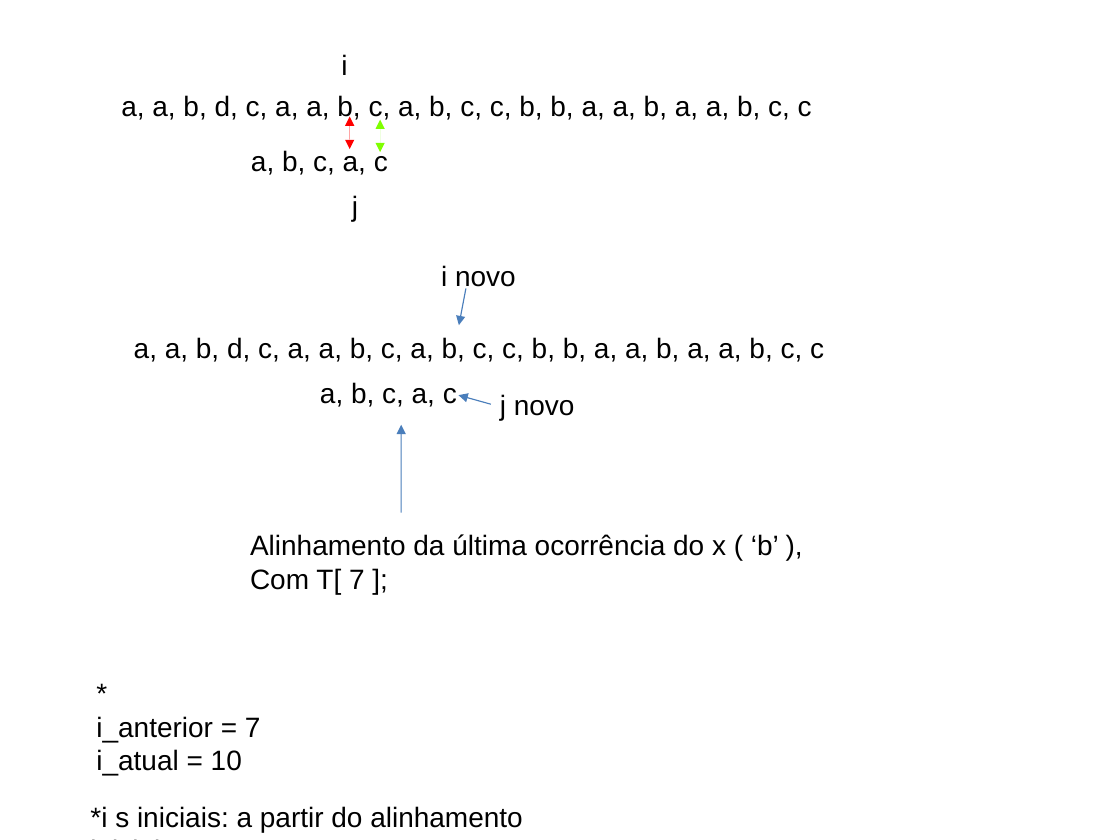
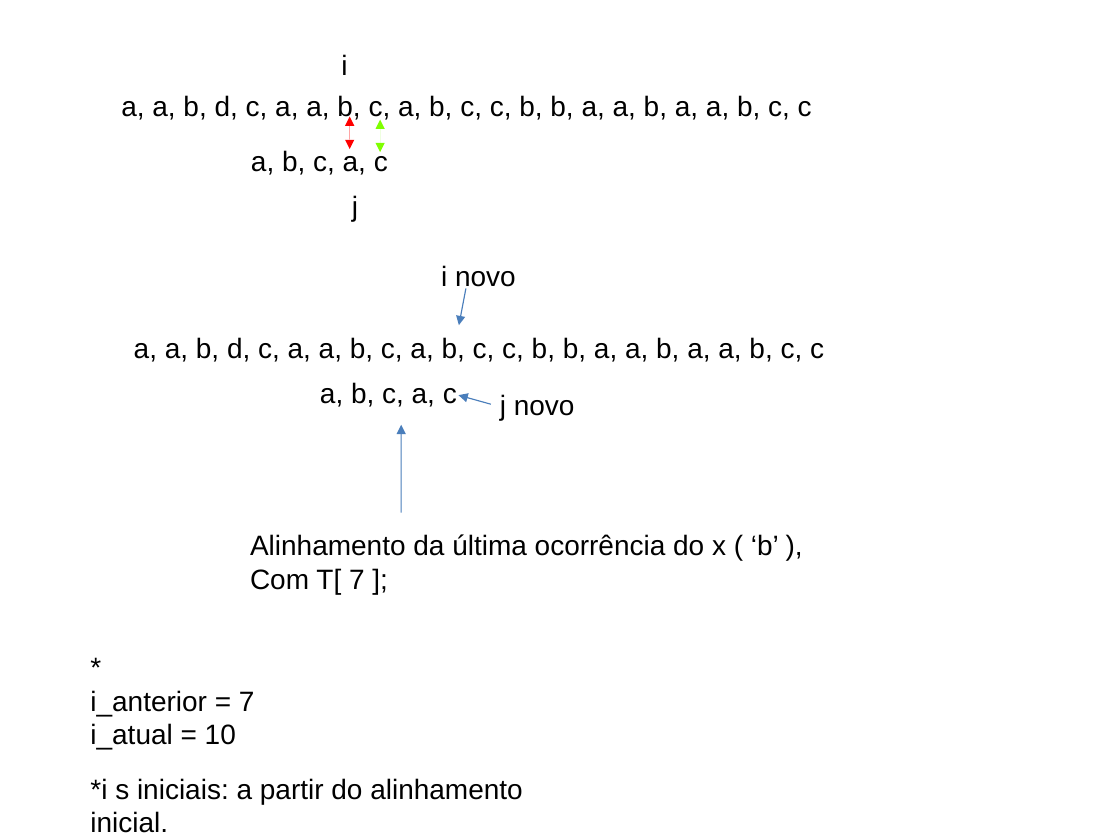
Before and after one commit to BartoAlheiros/Projeto-PAA, a slide deck: slide 19 of PAA 2a Oficina.pptx (slide 17 before the commit). Drawn at 1120x840 pixels with LibreOffice and Linux fonts; fonts in the diff are those of the drawing; background and template pictures are left out. Boxes give left, top, right and bottom in pixels: in the first picture for what was removed or moved away, otherwise in the second. Text is boxed around its words. In the diff, an @@ line names an element or a change of style, - is before the commit and + after.

```diff
--- a/PAA 2a Oficina.pptx
+++ b/PAA 2a Oficina.pptx
@@ text "*": place and size @@
-text "*" at bbox=[96, 716, 261, 775]
+text "*" at bbox=[90, 690, 255, 749]
@@ text "*i s iniciais: a partir ..." rewrapped from bbox=[90, 806, 522, 832] to bbox=[90, 778, 522, 833] @@
```
Also in this commit, not shown: 11 other slides changed, 3 slides added, 1 slide removed, 4 other files.
